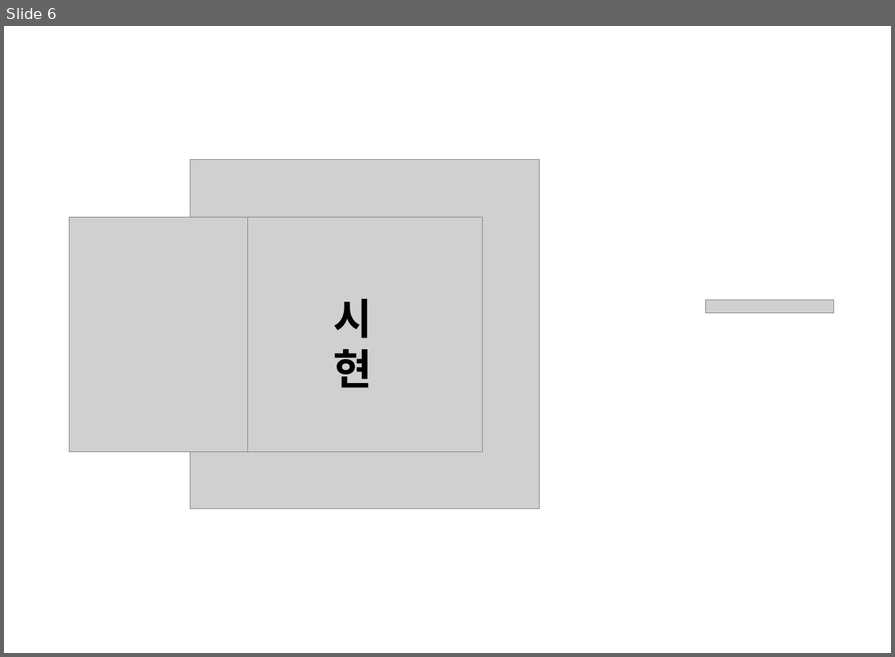
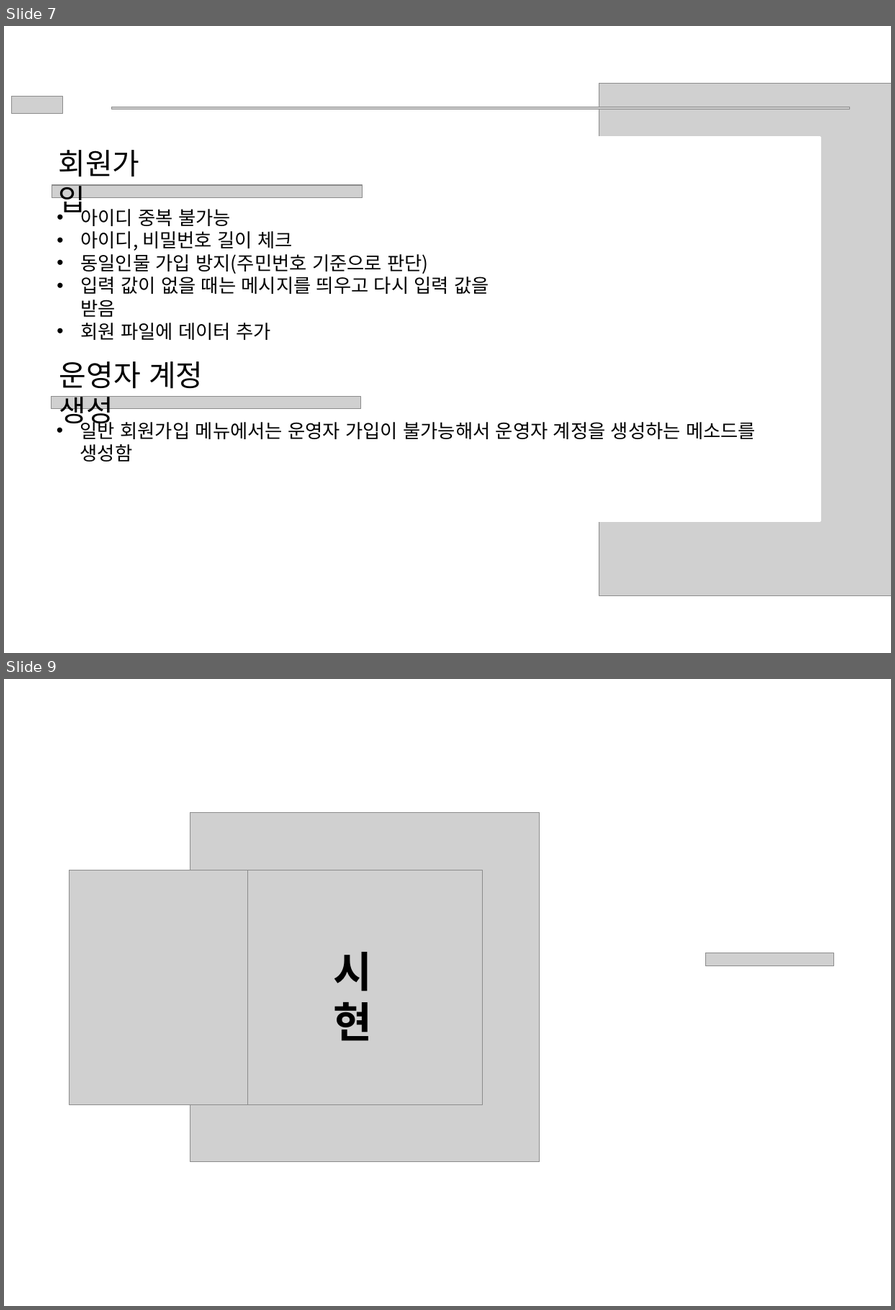
Before and after one commit to nunnunnu/miniProject, a slide deck: ppt/게시판 미니 프로젝트.pptx. Shown one above the other, each under a label of ours: slide 6 before the commit, slides 7 and 9 after it; the slides between them are not shown. The pictures are 895x657 and 895x1310 pixels, drawn with LibreOffice and Linux fonts; fonts in the diff are those of the drawing; grey boxes stand for pictures; background and template pictures are left out. Boxes give left, top, right and bottom in pixels: in the first picture for what was removed or moved away, otherwise in the second. Text is boxed around its words. In the diff, an @@ line names an element or a change of style, - is before the commit and + after.

```diff
--- a/ppt/게시판 미니 프로젝트.pptx
+++ b/ppt/게시판 미니 프로젝트.pptx
@@ slide 7 added at [4, 26, 891, 653], background #FFFFFF @@
@@ picture added at [599, 83, 891, 596] @@
@@ picture added at [12, 96, 62, 113] @@
@@ picture added at [112, 107, 849, 110] @@
@@ text added at [59, 150, 140, 218], 28 pt, text #000000 @@
+회원가입
@@ rectangle added at [81, 138, 820, 521], fill #FFFFFF, outline #FFFFFF 2 pt @@
@@ picture added at [52, 185, 362, 198] @@
@@ text added at [80, 205, 489, 340], 18 pt, text #000000 @@
+• 아이디 중복 불가능
+• 아이디, 비밀번호 길이 체크
+• 동일인물 가입 방지(주민번호 기준으로 판단)
+• 입력 값이 없을 때는 메시지를 띄우고 다시 입력 값을 받음
+• 회원 파일에 데이터 추가
@@ text added at [59, 362, 203, 429], 28 pt, text #000000 @@
+운영자 계정 생성
@@ picture added at [51, 397, 361, 410] @@
@@ text added at [80, 418, 756, 439], 18 pt, text #000000 @@
+• 일반 회원가입 메뉴에서는 운영자 가입이 불가능해서 운영자 계정을 생성하는 메소드를 생성함
@@ what was slide 6 is now slide 9 @@
```
Also in this commit, not shown: 1 slide changed, 2 other slides added, 1 slide removed.
